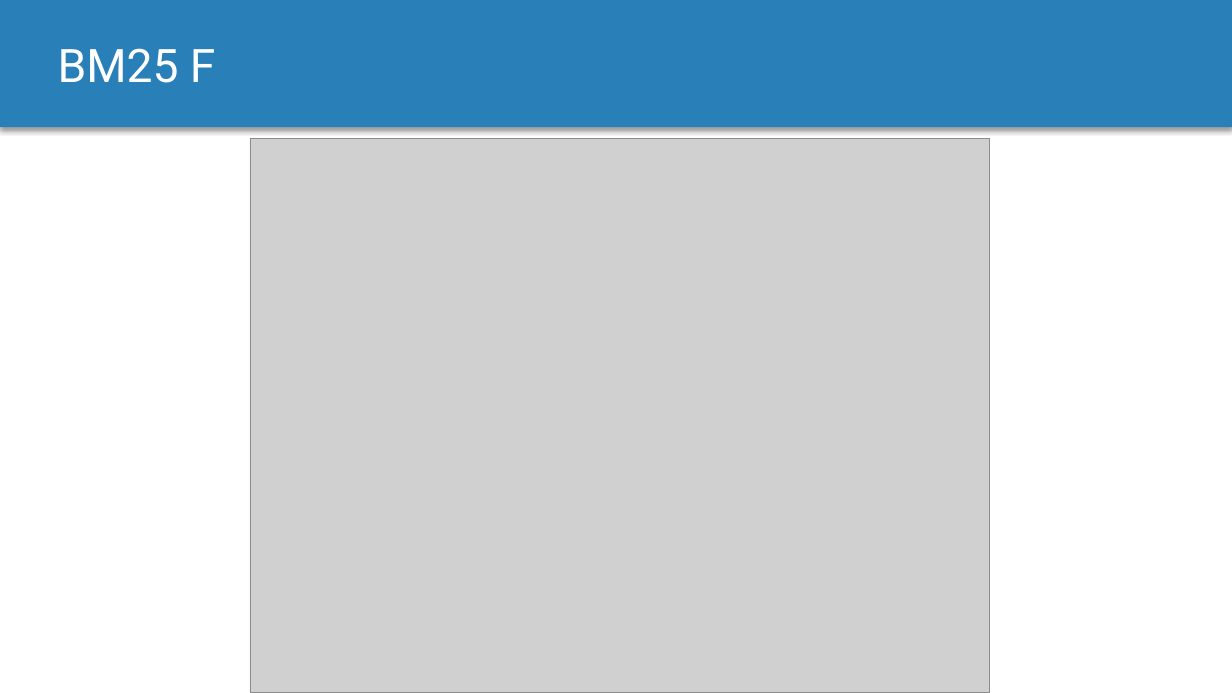
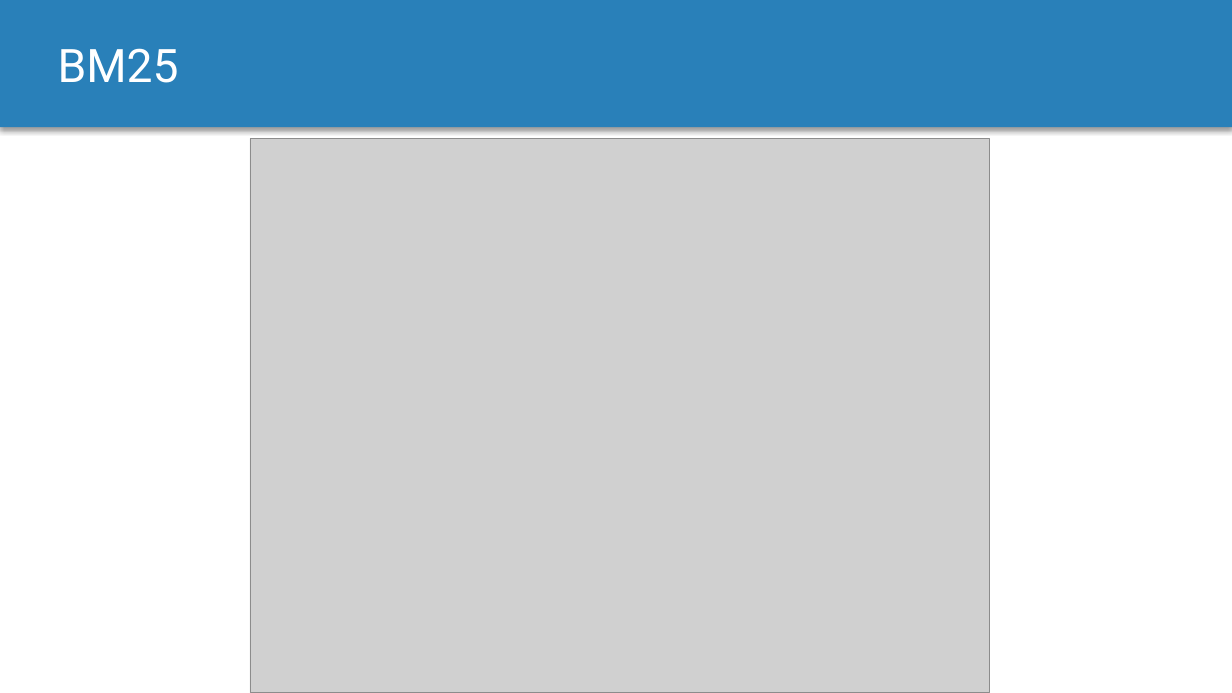
Before and after one commit to MurgoloMichele/GAvI, a slide deck: slide 25 of doc/Progetto.pptx (slide 23 before the commit). Drawn at 1232x693 pixels with LibreOffice and Linux fonts; fonts in the diff are those of the drawing; grey boxes stand for pictures. Boxes give left, top, right and bottom in pixels: in the first picture for what was removed or moved away, otherwise in the second. Text is boxed around its words. In the diff, an @@ line names an element or a change of style, - is before the commit and + after.

```diff
--- a/doc/Progetto.pptx
+++ b/doc/Progetto.pptx
@@ text at [58,48,179,83]: text changed @@
-BM25 F
+BM25
```
Also in this commit, not shown: 7 other slides changed, 2 slides added, 2 slides removed.
